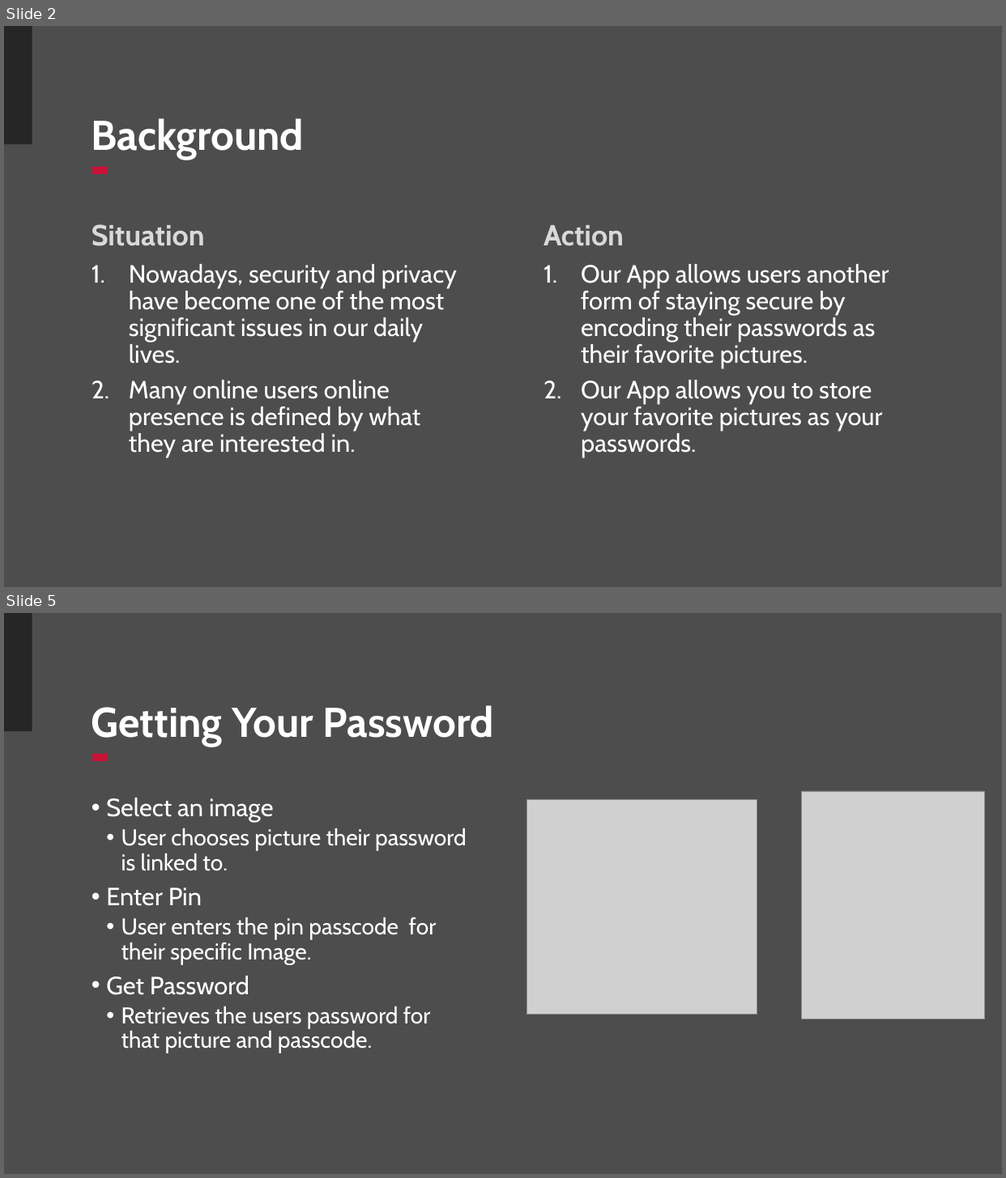
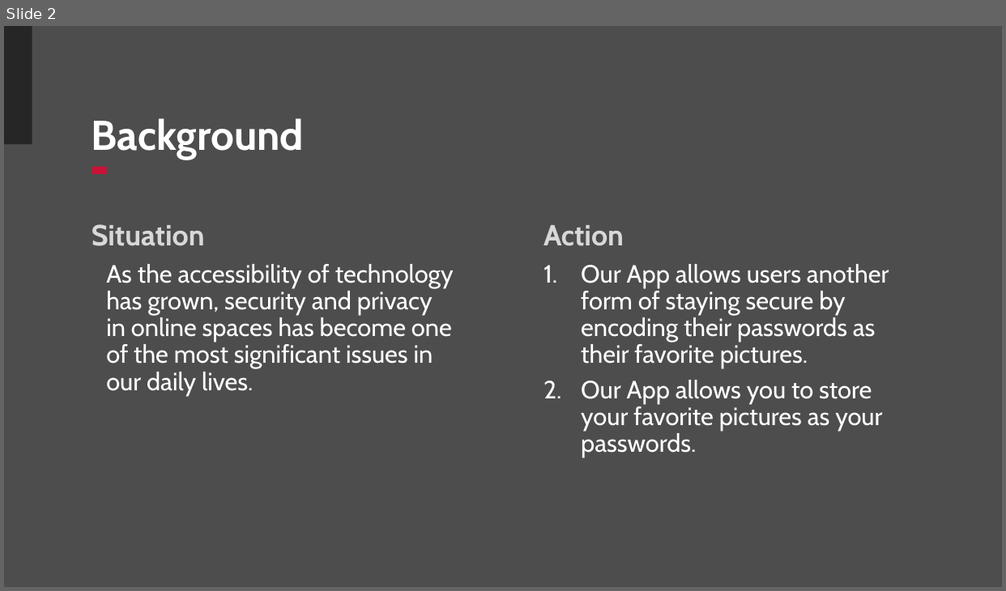
Before and after one commit to nhannguyen111/Steganography-Image-Password, a slide deck: Hackathon 2025 IMGPASS.pptx. Shown one above the other, each under a label of ours: slides 2 and 5 before the commit, slide 2 after it; the slides between them are not shown. The pictures are 1006x1178 and 1006x591 pixels, drawn with LibreOffice and Linux fonts; fonts in the diff are those of the drawing; grey boxes stand for pictures; background and template pictures are left out. Boxes give left, top, right and bottom in pixels: in the first picture for what was removed or moved away, otherwise in the second. Text is boxed around its words. In the diff, an @@ line names an element or a change of style, - is before the commit and + after.

```diff
--- a/Hackathon 2025 IMGPASS.pptx
+++ b/Hackathon 2025 IMGPASS.pptx
@@ slide 5 removed at (x1=4, y1=613, x2=1002, y2=1174), background #4D4D4D; not listed: 2 template elements that a slide beside it also shows @@
@@ title removed at (x1=91, y1=705, x2=494, y2=746) @@
-Getting Your Password
@@ text removed at (x1=106, y1=798, x2=467, y2=1053) @@
-• Select an image
-  • User chooses picture their password is linked to.
-• Enter Pin
-  • User enters the pin passcode for their specific Image.
-• Get Password
-  • Retrieves the users password for that picture and passcode.
@@ picture removed at (x1=527, y1=800, x2=757, y2=1015) @@
@@ picture removed at (x1=802, y1=791, x2=985, y2=1020) @@
@@ slide 2 changed as well @@
@@ text at (x1=106, y1=264, x2=454, y2=395): text changed @@
-1. Nowadays, security and privacy have become one of the most significant issues in our daily lives.
-2. Many online users online presence is defined by what they are interested in.
+As the accessibility of technology has grown, security and privacy in online spaces has become one of the most significant issues in our daily lives.
```
Also in this commit, not shown: 8 slides added, 4 other slides removed, 1 other file.
